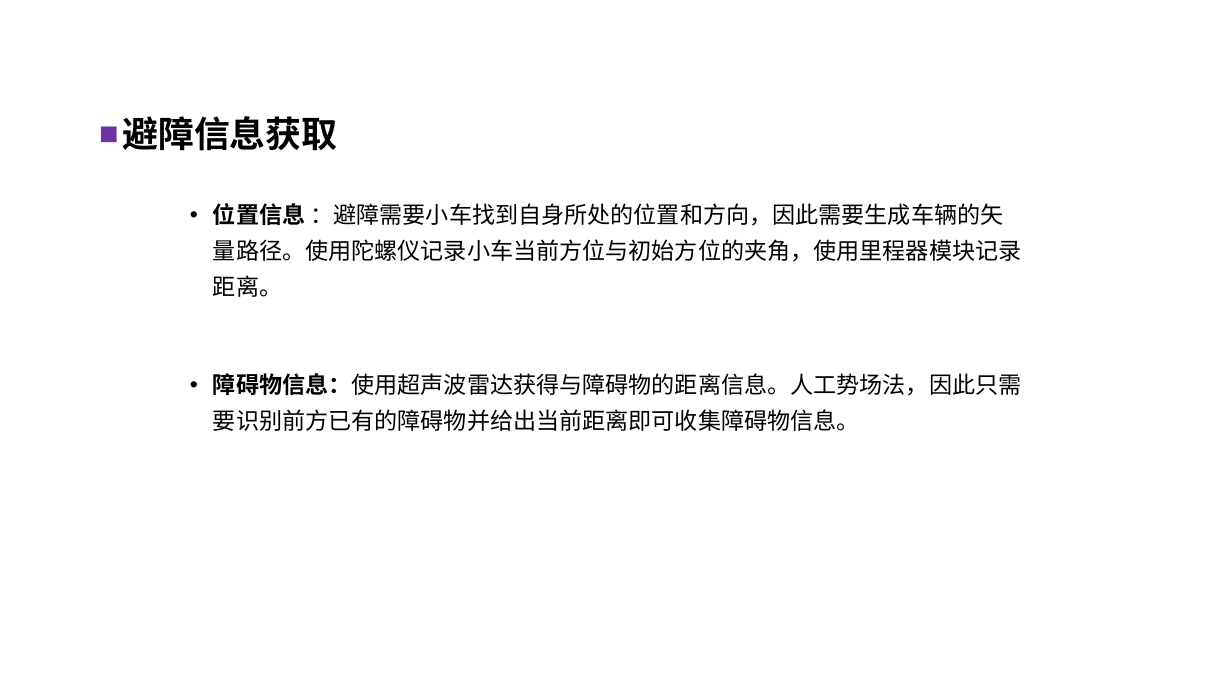
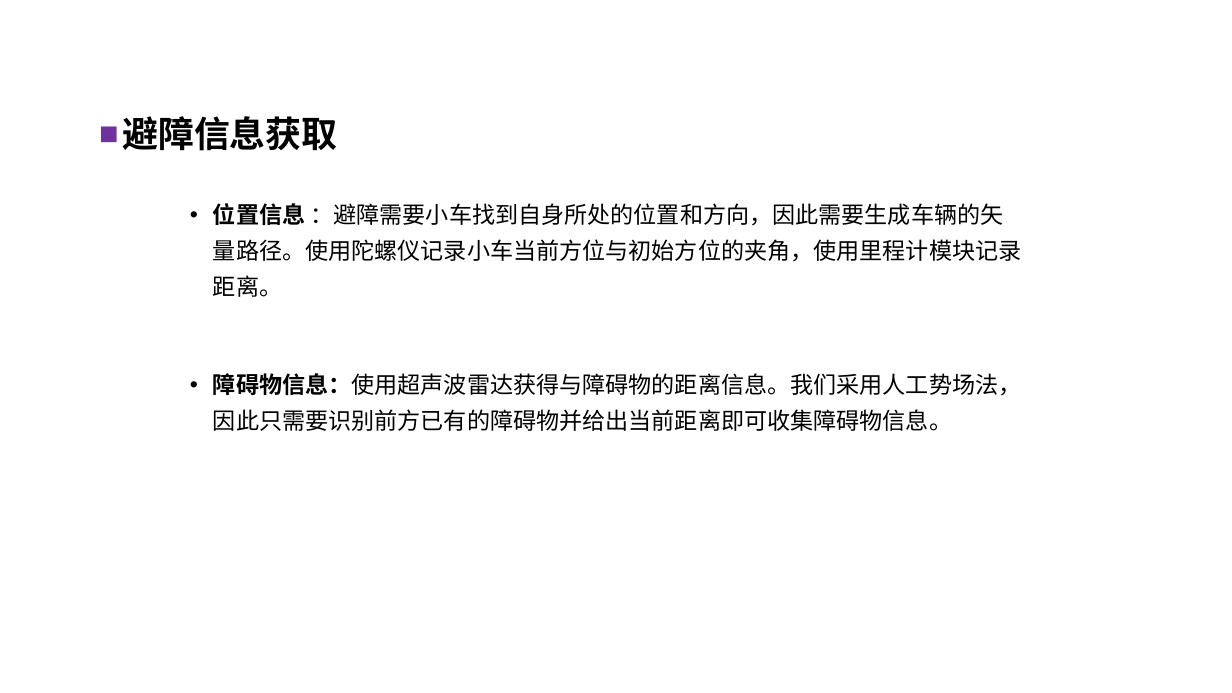
Before and after one commit to QiuYi111/AutonomousCar-, a slide deck: slide 28 of LiteratureReview/ppt/自主移动车原型设计.pptx (slide 30 before the commit). Drawn at 1232x693 pixels with LibreOffice and Linux fonts; fonts in the diff are those of the drawing; background and template pictures are left out. Boxes give left, top, right and bottom in pixels: in the first picture for what was removed or moved away, otherwise in the second. Text is boxed around its words. In the diff, an @@ line names an element or a change of style, - is before the commit and + after.

```diff
--- a/LiteratureReview/ppt/自主移动车原型设计.pptx
+++ b/LiteratureReview/ppt/自主移动车原型设计.pptx
@@ text at bbox=[213, 203, 1021, 431]: text changed @@
-• 位置信息 ：避障需要小车找到自身所处的位置和方向，因此需要生成车辆的矢量路径。使用陀螺仪记录小车当前方位与初始方位的夹角，使用里程器模块记录距离。
-• 障碍物信息：使用超声波雷达获得与障碍物的距离信息。人工势场法，因此只需要识别前方已有的障碍物并给出当前距离即可收集障碍物信息。
+• 位置信息 ：避障需要小车找到自身所处的位置和方向，因此需要生成车辆的矢量路径。使用陀螺仪记录小车当前方位与初始方位的夹角，使用里程计模块记录距离。
+• 障碍物信息：使用超声波雷达获得与障碍物的距离信息。我们采用人工势场法，因此只需要识别前方已有的障碍物并给出当前距离即可收集障碍物信息。
```
Also in this commit, not shown: 25 other slides changed, 3 slides added, 3 slides removed, 1 other file.
